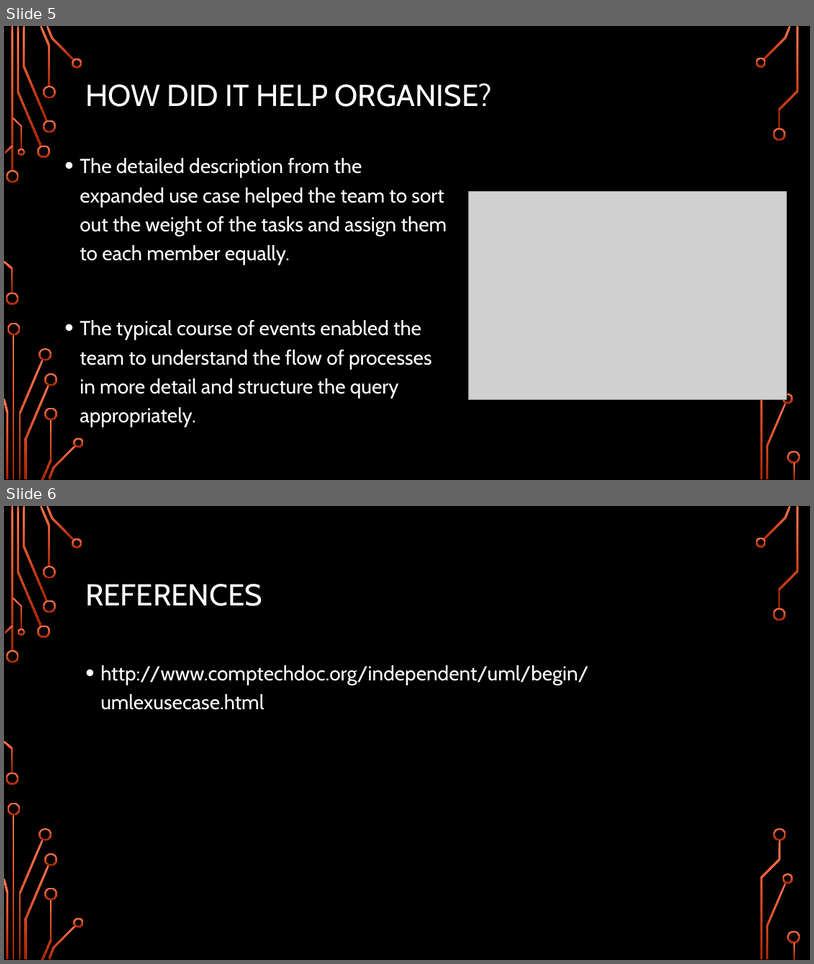
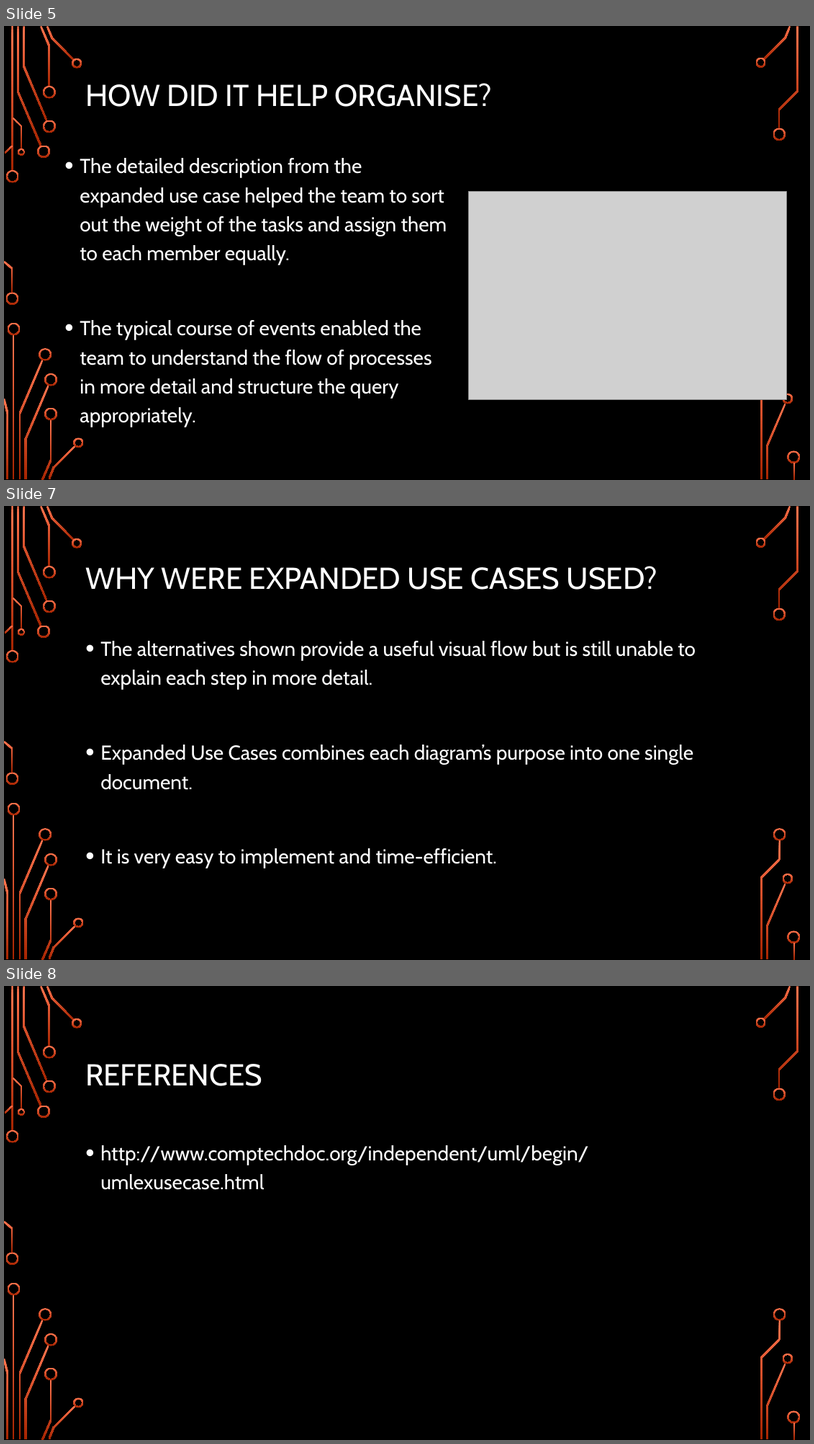
Before and after one commit to CodeBreaker707/Software-Systems-Development, a slide deck: Topic 2 - AE1.pptx. Shown one above the other, each under a label of ours: slides 5 and 6 before the commit, slides 5, 7 and 8 after it; the slides between them are not shown. The pictures are 814x964 and 814x1444 pixels, drawn with LibreOffice and Linux fonts; fonts in the diff are those of the drawing; grey boxes stand for pictures; background and template pictures are left out. Boxes give left, top, right and bottom in pixels: in the first picture for what was removed or moved away, otherwise in the second. Text is boxed around its words. In the diff, an @@ line names an element or a change of style, - is before the commit and + after.

```diff
--- a/Topic 2 - AE1.pptx
+++ b/Topic 2 - AE1.pptx
@@ slide 7 added at (x1=4, y1=506, x2=810, y2=960), background picture (left out); not listed: 36 template elements that a slide beside it also shows @@
@@ title added at (x1=85, y1=566, x2=658, y2=590), 36 pt, text #FFFFFF @@
+WHY WERE EXPANDED USE CASES USED?
@@ text added at (x1=100, y1=641, x2=696, y2=868), 24 pt, text #FFFFFF @@
+• The alternatives shown provide a useful visual flow but is still unable to explain each step in more detail.
+• Expanded Use Cases combines each diagram’s purpose into one single document.
+• It is very easy to implement and time-efficient.
@@ what was slide 6 is now slide 8 @@
```
Also in this commit, not shown: 1 other slide added, 2 other files.
